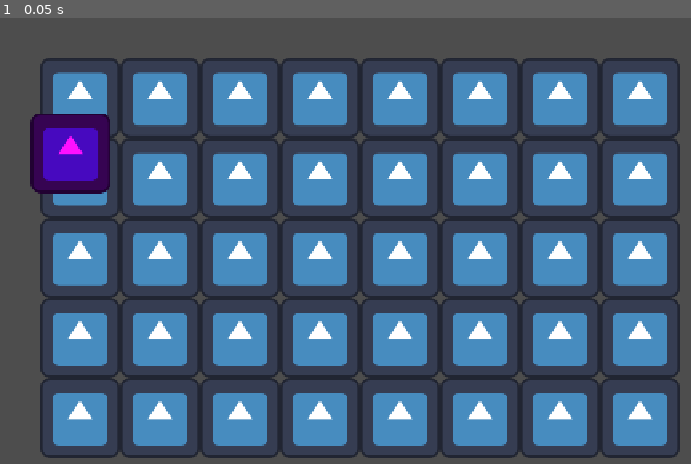
Above: before the commit, frame 1.
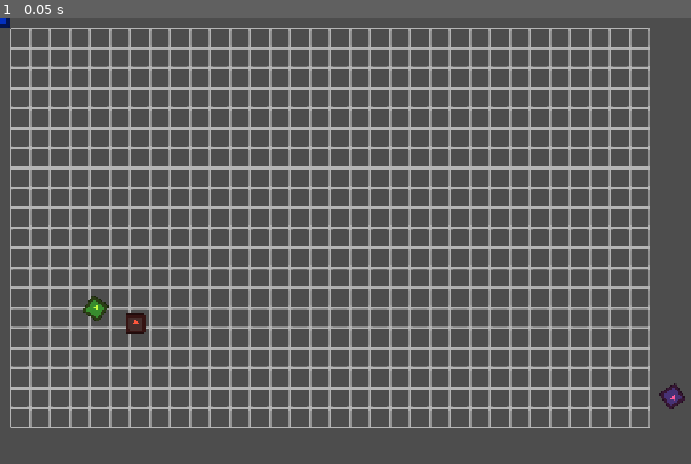
Above: after the commit, the same moment.

Repository: iboobey/piece-by-piece
Game: Godot game, scene res://scenes/puzzles/puzzle_one.tscn
Two runs of this game, one before a commit and one after it. Both use one fixed random seed, a clock stepped at 60 frames per second and the inputs below. The project has no main scene, so this scene is started directly. The engine's default icon, where the game draws it, is replaced by a stand-in: a white triangle on a blue panel in a dark square.
Inputs:
- Up to frame 1 (0.05 s): no input

The runs differ from the first frame. In frame 1, 63% of the frame differs, in the area x 0-100%, y 0-99%.

Commit message:
Added Puzzle Grid Background Sprites
I added a function to draw the background sprites for the puzzle grid. The corner ones are circular squares and the middle, side are just normal squares that have little holes in them. With this it's easier to understand where the puzzle is going to go and find the puzzle piece's target place.

Diff:
--- /dev/null
+++ b/piece-by-piece/assets/graphics/puzzlegrid/Corner_Ghost_Piece.svg
@@ -0,0 +1,3 @@
+<svg width="64" height="64" viewBox="0 0 64 64" fill="none" xmlns="http://www.w3.org/2000/svg">
+<path d="M0 6C0 2.68629 2.68629 0 6 0H64V64H0V6ZM56 60C58.2091 60 60 58.2091 60 56V8C60 5.79086 58.2091 4 56 4H8C5.79086 4 4 5.79086 4 8V56C4 58.2091 5.79086 60 8 60H56Z" fill-rule="evenodd" clip-rule="evenodd" fill="#D9D9D9" fill-opacity="0.75"/>
+</svg>
--- /dev/null
+++ b/piece-by-piece/assets/graphics/puzzlegrid/Ghost_Piece.svg
@@ -0,0 +1,3 @@
+<svg width="64" height="64" viewBox="0 0 64 64" fill="none" xmlns="http://www.w3.org/2000/svg">
+<path d="M64 64H0V0H64V64ZM8 4C5.79086 4 4 5.79086 4 8V56C4 58.2091 5.79086 60 8 60H56C58.2091 60 60 58.2091 60 56V8C60 5.79086 58.2091 4 56 4H8Z" fill="#D9D9D9" fill-opacity="0.75"/>
+</svg>
--- a/piece-by-piece/project.godot
+++ b/piece-by-piece/project.godot
@@ -22,12 +22,37 @@
 
 window/size/viewport_width=1280
 window/size/viewport_height=720
+window/size/mode=1
 window/stretch/mode="canvas_items"
 
 [editor_plugins]
 
 enabled=PackedStringArray("res://addons/godot_super-wakatime/plugin.cfg")
 
+[input]
+
+rotate_clockwise={
+"deadzone": 0.2,
+"events": [Object(InputEventKey,
+"resource_local_to_scene": false,
+"resource_name": "",
+"device": -1,
+"window_id": 0,
+"alt_pressed": false,
+"shift_pressed": false,
+"ctrl_pressed": false,
+"meta_pressed": false,
+"pressed": false,
+"keycode": 0,
+"physical_keycode": 69,
+"key_label": 0,
+"unicode": 101,
+"location": 0,
+"echo": false,
+"script": null
+)]
+}
+rotate_anticlockwise={
 "deadzone": 0.2,
 "events": [Object(InputEventKey,
 "resource_local_to_scene": false,
--- a/piece-by-piece/scenes/elements/puzzle_piece.tscn
+++ b/piece-by-piece/scenes/elements/puzzle_piece.tscn
@@ -6,6 +6,7 @@
 [node name="PuzzlePiece" type="Node2D" unique_id=2072894686]
 script = ExtResource("1_4sx5x")
 
-[node name="Sprite2D" type="Sprite2D" parent="." unique_id=645148781]
-modulate = Color(1, 0.0627451, 1, 1)
+[node name="PuzzlePieceSprite" type="Sprite2D" parent="." unique_id=645148781]
+unique_name_in_owner = true
+scale = Vector2(0.25, 0.25)
 texture = ExtResource("2_ye0a5")
--- a/piece-by-piece/scenes/puzzles/puzzle_one.tscn
+++ b/piece-by-piece/scenes/puzzles/puzzle_one.tscn
@@ -6,14 +6,37 @@
 [node name="PuzzleOne" type="Node2D" unique_id=429189301]
 
 [node name="PuzzleGrid" parent="." unique_id=1270099975 instance=ExtResource("1_tx7lx")]
-GRID_X = 8
-GRID_Y = 5
-GRID_SIZE = 128
+GRID_X = 32
+GRID_Y = 20
+GRID_SIZE = 32
 
 [node name="Pieces" type="Node2D" parent="." unique_id=1078004608]
 
 [node name="PuzzlePiece" parent="Pieces" unique_id=2072894686 node_paths=PackedStringArray("PUZZLE_GRID") instance=ExtResource("2_tx7lx")]
-position = Vector2(113, 216)
+position = Vector2(217, 489)
 GRID_Y = 5
 GRID_X = 2
 PUZZLE_GRID = NodePath("../../PuzzleGrid")
+PUZZLE_MODULE = Color(1, 0.33811414, 0.23632264, 1)
+
+[node name="PuzzlePiece2" parent="Pieces" unique_id=2030280572 node_paths=PackedStringArray("PUZZLE_GRID") instance=ExtResource("2_tx7lx")]
+position = Vector2(1076, 606)
+rotation = 2.557566
+GRID_Y = 3
+GRID_X = 2
+PUZZLE_GRID = NodePath("../../PuzzleGrid")
+PUZZLE_MODULE = Color(1, 0.3590473, 0.6107856, 1)
+
+[node name="PuzzlePiece3" parent="Pieces" unique_id=1228614711 node_paths=PackedStringArray("PUZZLE_GRID") instance=ExtResource("2_tx7lx")]
+position = Vector2(153, 465)
+rotation = 0.59905493
+GRID_Y = 1
+GRID_X = 6
+PUZZLE_GRID = NodePath("../../PuzzleGrid")
+PUZZLE_MODULE = Color(0.78423136, 1, 0.24344015, 1)
+
+[node name="PuzzlePiece4" parent="Pieces" unique_id=1862630047 node_paths=PackedStringArray("PUZZLE_GRID") instance=ExtResource("2_tx7lx")]
+GRID_Y = 5
+GRID_X = 8
+PUZZLE_GRID = NodePath("../../PuzzleGrid")
+PUZZLE_MODULE = Color(0.039267063, 0.33434623, 1, 1)
--- a/piece-by-piece/scripts/elements/puzzle_grid.gd
+++ b/piece-by-piece/scripts/elements/puzzle_grid.gd
@@ -7,7 +7,8 @@
 @export var GRID_Y : int
 @export var GRID_SIZE : int
 
-@onready var icon := preload("res://icon.svg")
+const CORNER_GHOST_PIECE = preload("res://assets/graphics/puzzlegrid/Corner_Ghost_Piece.svg")
+const GHOST_PIECE = preload("res://assets/graphics/puzzlegrid/Ghost_Piece.svg")
 
 # Position Variables
 var target_position_x : int
@@ -31,14 +32,10 @@
 	for index in range(GRID_Y):
 		grid_y_list.append(GRID_SIZE * (index + 1))
 	grid_is_set.emit()
-	print(grid_x_list)
-	print(grid_y_list)
-	for x in range(GRID_X):
-		for y in range(GRID_Y):
-			var sprite = Sprite2D.new()
-			sprite.texture = icon
-			sprite.global_position = piece_position_on_grid(x,y)
-			add_child(sprite)
+	for x in GRID_X:
+		for y in GRID_Y:
+			print(x," and ",y)
+			draw_ghost_piece(x,y)
 
 
 func piece_position_on_grid(x,y):
@@ -46,3 +43,36 @@
 	target_position.x = grid_x_list[x-1]
 	target_position.y = grid_y_list[y-1]
 	return target_position
+
+
+func draw_ghost_piece(x,y):
+	var sprite = Sprite2D.new()
+	var scale_factor := GRID_SIZE / 64.0
+
+	var is_corner : bool = (
+		(x == 0 or x == (GRID_X - 1))
+	and
+		(y == 0 or y == (GRID_Y - 1))
+	)
+
+	var corner : Dictionary = {
+		Vector2(0,0) : 0,
+		Vector2(GRID_X - 1, 0) : 90,
+		Vector2(GRID_X - 1, GRID_Y -1) : 180,
+		Vector2(0, GRID_Y - 1) : 270
+	}
+
+	var key := Vector2(x,y)
+
+	sprite.scale = Vector2(scale_factor, scale_factor)
+	sprite.global_position = piece_position_on_grid(x+1,y+1)
+
+	if corner.has(key):
+		sprite.rotation_degrees = corner[key]
+
+	if is_corner:
+		sprite.texture = CORNER_GHOST_PIECE
+	else:
+		sprite.texture = GHOST_PIECE
+
+	add_child(sprite)
--- a/piece-by-piece/scripts/elements/puzzle_piece.gd
+++ b/piece-by-piece/scripts/elements/puzzle_piece.gd
@@ -5,12 +5,17 @@
 @export var GRID_X : int
 @export var PUZZLE_GRID : Node2D
 
+@export_category("PuzzleVariables")
+@export var PUZZLE_PIECE_SPRITE : CompressedTexture2D = preload("res://icon.svg")
+@export var PUZZLE_MODULE : Color = Color.WHITE
+
+@onready var puzzle_piece_sprite: Sprite2D = %PuzzlePieceSprite
+
 # Position Variables
 var target_position : Vector2
 var position_treshold : float = 40.0
 
 # Rotation Variables
-var target_rotation : float = 0.0
 var rotation_treshold : float = 15.0
 var rotation_speed : float = 3.0
 
@@ -20,10 +25,15 @@
 
 var locked : bool = false
 
+
 func _ready() -> void:
-	pass
+	puzzle_piece_sprite.texture = PUZZLE_PIECE_SPRITE
+	puzzle_piece_sprite.modulate = PUZZLE_MODULE
+
+
+	position_treshold = PUZZLE_GRID.GRID_SIZE / 3
+
 	target_position = PUZZLE_GRID.piece_position_on_grid(GRID_X, GRID_Y)
-	print(target_position)
 
 
 func _unhandled_input(event: InputEvent) -> void:
@@ -42,7 +52,7 @@
 
 
 func rotate_piece(delta):
-	if not locked:
+	if not locked and is_draging:
 		if Input.is_action_pressed("rotate_clockwise"):
 			rotation += rotation_speed * delta
 		if Input.is_action_pressed("rotate_anticlockwise"):
@@ -59,7 +69,6 @@
 
 func check_target():
 	var rotation_modulated = fposmod(rotation_degrees, 360)
-	print(rotation_modulated)
 	if global_position.distance_to(target_position) < position_treshold:
 		if rotation_modulated < rotation_treshold or rotation_degrees > (360 - rotation_treshold):
 			rotation_degrees = 0
Not shown, added: piece-by-piece/assets/graphics/puzzlegrid/Corner_Ghost_Piece.svg.import
Not shown, added: piece-by-piece/assets/graphics/puzzlegrid/Ghost_Piece.svg.import
